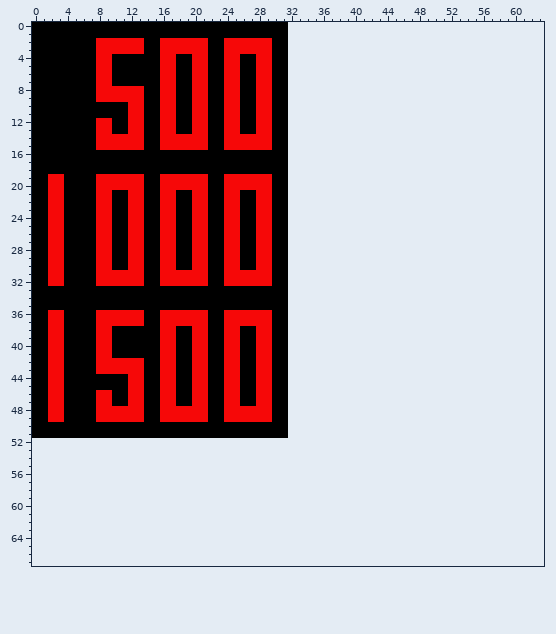
Two states of a sprite sheet, Le_Duck_Hunt/sprites/points.png. The first picture shows the starting point.
The file is 32x52 pixels. The old version is drawn lined up with the new one, on the new canvas.
The same view after the edit:
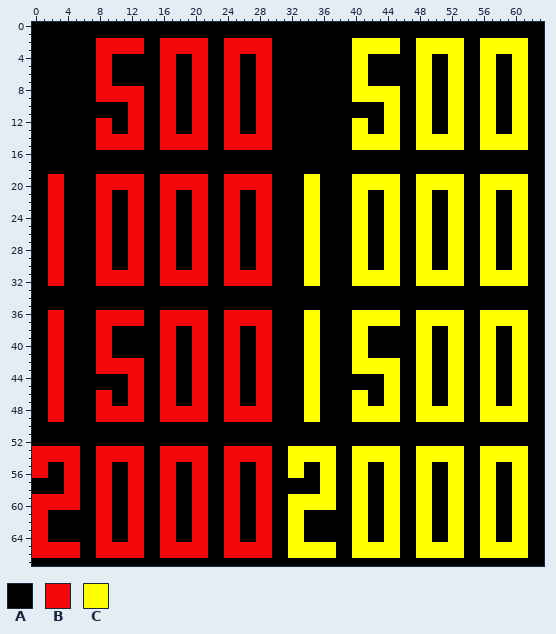
Palette (. is transparent): A #000000  B #f60808  C #ffff00
The exact change:
canvas 32x52 -> 64x68
Changed rows in their new state; - is an unchanged pixel.
first column x 0:
 0 --------------------------------AAAAAAAAAAAAAAAAAAAAAAAAAAAAAAAA
 1 --------------------------------AAAAAAAAAAAAAAAAAAAAAAAAAAAAAAAA
 2 --------------------------------AAAAAAAACCCCCCAACCCCCCAACCCCCCAA
 3 --------------------------------AAAAAAAACCCCCCAACCCCCCAACCCCCCAA
 4 --------------------------------AAAAAAAACCAAAAAACCAACCAACCAACCAA
 5 --------------------------------AAAAAAAACCAAAAAACCAACCAACCAACCAA
 6 --------------------------------AAAAAAAACCAAAAAACCAACCAACCAACCAA
 7 --------------------------------AAAAAAAACCAAAAAACCAACCAACCAACCAA
 8 --------------------------------AAAAAAAACCCCCCAACCAACCAACCAACCAA
 9 --------------------------------AAAAAAAACCCCCCAACCAACCAACCAACCAA
10 --------------------------------AAAAAAAAAAAACCAACCAACCAACCAACCAA
11 --------------------------------AAAAAAAAAAAACCAACCAACCAACCAACCAA
12 --------------------------------AAAAAAAACCAACCAACCAACCAACCAACCAA
13 --------------------------------AAAAAAAACCAACCAACCAACCAACCAACCAA
14 --------------------------------AAAAAAAACCCCCCAACCCCCCAACCCCCCAA
15 --------------------------------AAAAAAAACCCCCCAACCCCCCAACCCCCCAA
16 --------------------------------AAAAAAAAAAAAAAAAAAAAAAAAAAAAAAAA
17 --------------------------------AAAAAAAAAAAAAAAAAAAAAAAAAAAAAAAA
18 --------------------------------AAAAAAAAAAAAAAAAAAAAAAAAAAAAAAAA
19 --------------------------------AACCAAAACCCCCCAACCCCCCAACCCCCCAA
20 --------------------------------AACCAAAACCCCCCAACCCCCCAACCCCCCAA
21 --------------------------------AACCAAAACCAACCAACCAACCAACCAACCAA
22 --------------------------------AACCAAAACCAACCAACCAACCAACCAACCAA
23 --------------------------------AACCAAAACCAACCAACCAACCAACCAACCAA
24 --------------------------------AACCAAAACCAACCAACCAACCAACCAACCAA
25 --------------------------------AACCAAAACCAACCAACCAACCAACCAACCAA
26 --------------------------------AACCAAAACCAACCAACCAACCAACCAACCAA
27 --------------------------------AACCAAAACCAACCAACCAACCAACCAACCAA
28 --------------------------------AACCAAAACCAACCAACCAACCAACCAACCAA
29 --------------------------------AACCAAAACCAACCAACCAACCAACCAACCAA
30 --------------------------------AACCAAAACCAACCAACCAACCAACCAACCAA
31 --------------------------------AACCAAAACCCCCCAACCCCCCAACCCCCCAA
32 --------------------------------AACCAAAACCCCCCAACCCCCCAACCCCCCAA
33 --------------------------------AAAAAAAAAAAAAAAAAAAAAAAAAAAAAAAA
34 --------------------------------AAAAAAAAAAAAAAAAAAAAAAAAAAAAAAAA
35 --------------------------------AAAAAAAAAAAAAAAAAAAAAAAAAAAAAAAA
36 --------------------------------AACCAAAACCCCCCAACCCCCCAACCCCCCAA
37 --------------------------------AACCAAAACCCCCCAACCCCCCAACCCCCCAA
38 --------------------------------AACCAAAACCAAAAAACCAACCAACCAACCAA
39 --------------------------------AACCAAAACCAAAAAACCAACCAACCAACCAA
40 --------------------------------AACCAAAACCAAAAAACCAACCAACCAACCAA
41 --------------------------------AACCAAAACCAAAAAACCAACCAACCAACCAA
42 --------------------------------AACCAAAACCCCCCAACCAACCAACCAACCAA
43 --------------------------------AACCAAAACCCCCCAACCAACCAACCAACCAA
44 --------------------------------AACCAAAAAAAACCAACCAACCAACCAACCAA
45 --------------------------------AACCAAAAAAAACCAACCAACCAACCAACCAA
46 --------------------------------AACCAAAACCAACCAACCAACCAACCAACCAA
47 --------------------------------AACCAAAACCAACCAACCAACCAACCAACCAA
48 --------------------------------AACCAAAACCCCCCAACCCCCCAACCCCCCAA
49 --------------------------------AACCAAAACCCCCCAACCCCCCAACCCCCCAA
50 --------------------------------AAAAAAAAAAAAAAAAAAAAAAAAAAAAAAAA
51 --------------------------------AAAAAAAAAAAAAAAAAAAAAAAAAAAAAAAA
52 AAAAAAAAAAAAAAAAAAAAAAAAAAAAAAAAAAAAAAAAAAAAAAAAAAAAAAAAAAAAAAAA
53 BBBBBBAABBBBBBAABBBBBBAABBBBBBAACCCCCCAACCCCCCAACCCCCCAACCCCCCAA
54 BBBBBBAABBBBBBAABBBBBBAABBBBBBAACCCCCCAACCCCCCAACCCCCCAACCCCCCAA
55 BBAABBAABBAABBAABBAABBAABBAABBAACCAACCAACCAACCAACCAACCAACCAACCAA
56 BBAABBAABBAABBAABBAABBAABBAABBAACCAACCAACCAACCAACCAACCAACCAACCAA
57 AAAABBAABBAABBAABBAABBAABBAABBAAAAAACCAACCAACCAACCAACCAACCAACCAA
58 AAAABBAABBAABBAABBAABBAABBAABBAAAAAACCAACCAACCAACCAACCAACCAACCAA
59 BBBBBBAABBAABBAABBAABBAABBAABBAACCCCCCAACCAACCAACCAACCAACCAACCAA
60 BBBBBBAABBAABBAABBAABBAABBAABBAACCCCCCAACCAACCAACCAACCAACCAACCAA
61 BBAAAAAABBAABBAABBAABBAABBAABBAACCAAAAAACCAACCAACCAACCAACCAACCAA
62 BBAAAAAABBAABBAABBAABBAABBAABBAACCAAAAAACCAACCAACCAACCAACCAACCAA
63 BBAAAAAABBAABBAABBAABBAABBAABBAACCAAAAAACCAACCAACCAACCAACCAACCAA
64 BBAAAAAABBAABBAABBAABBAABBAABBAACCAAAAAACCAACCAACCAACCAACCAACCAA
65 BBBBBBAABBBBBBAABBBBBBAABBBBBBAACCCCCCAACCCCCCAACCCCCCAACCCCCCAA
66 BBBBBBAABBBBBBAABBBBBBAABBBBBBAACCCCCCAACCCCCCAACCCCCCAACCCCCCAA
67 AAAAAAAAAAAAAAAAAAAAAAAAAAAAAAAAAAAAAAAAAAAAAAAAAAAAAAAAAAAAAAAA
